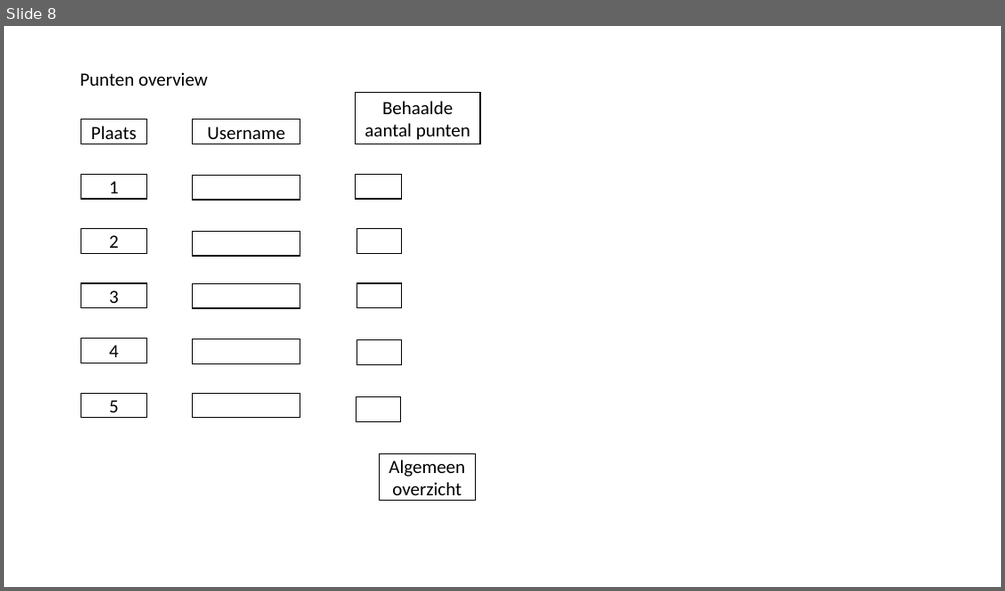
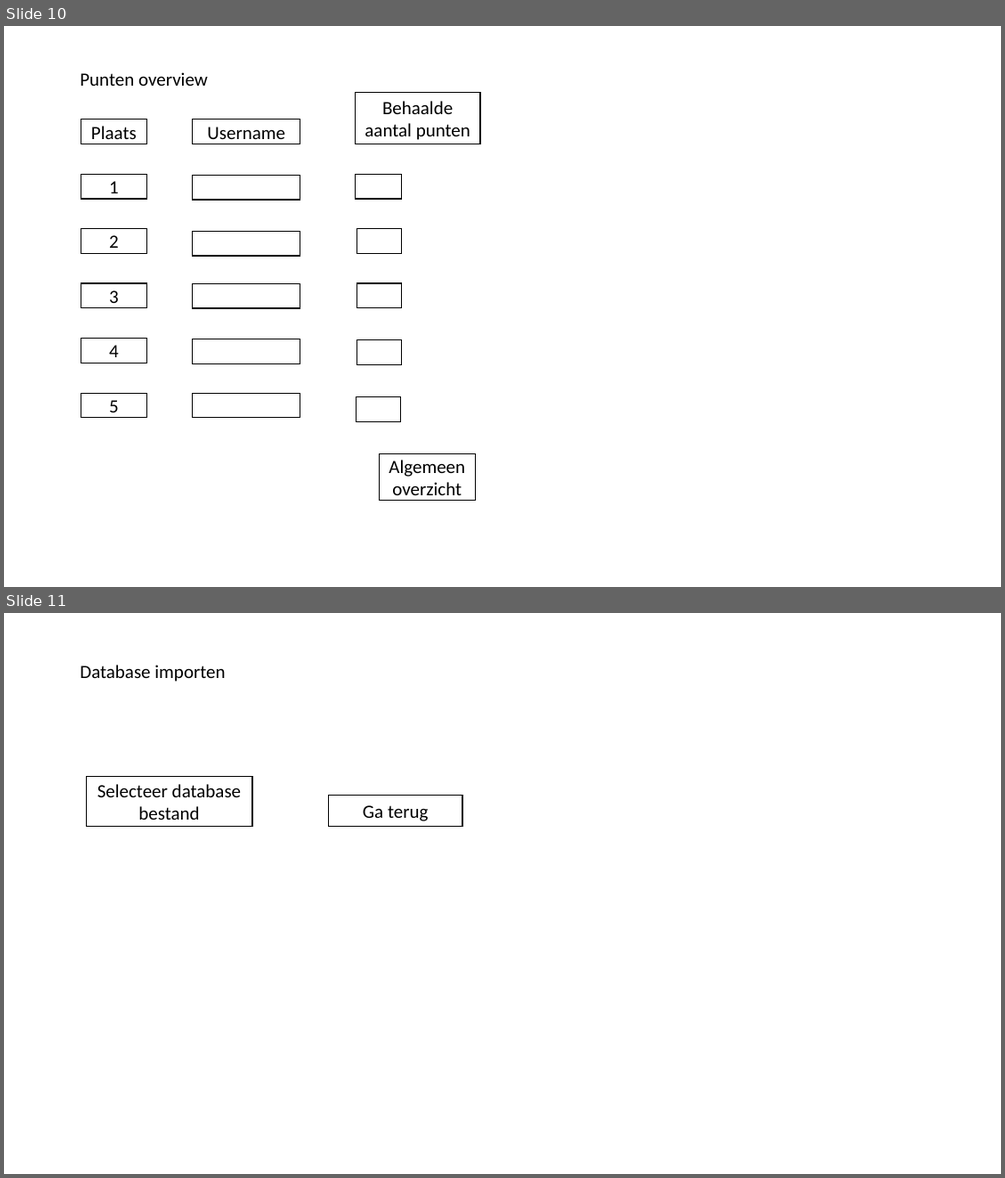
Before and after one commit to Teunimli/Projectzaalvoetbal, a slide deck: Documentatie/Scherm verloop.pptx. Shown one above the other, each under a label of ours: slide 8 before the commit, slides 10 and 11 after it. The pictures are 1005x591 and 1005x1178 pixels, drawn with LibreOffice and Linux fonts; fonts in the diff are those of the drawing. Boxes give left, top, right and bottom in pixels: in the first picture for what was removed or moved away, otherwise in the second. Text is boxed around its words. In the diff, an @@ line names an element or a change of style, - is before the commit and + after.

```diff
--- a/Documentatie/Scherm verloop.pptx
+++ b/Documentatie/Scherm verloop.pptx
@@ slide 11 added at [4, 613, 1001, 1174], background #FFFFFF @@
@@ text added at [80, 665, 225, 682], 18 pt, text #000000 @@
+Database importen
@@ action button blank added at [86, 777, 253, 827], fill #FFFFFF, outline #000000 1 pt, 18 pt, text #000000 @@
+Selecteer database bestand
@@ action button blank added at [329, 795, 462, 826], fill #FFFFFF, outline #000000 1 pt, 18 pt, text #000000 @@
+Ga terug
@@ what was slide 8 is now slide 10 @@
```
Also in this commit, not shown: 1 slide changed, 2 other slides added.
